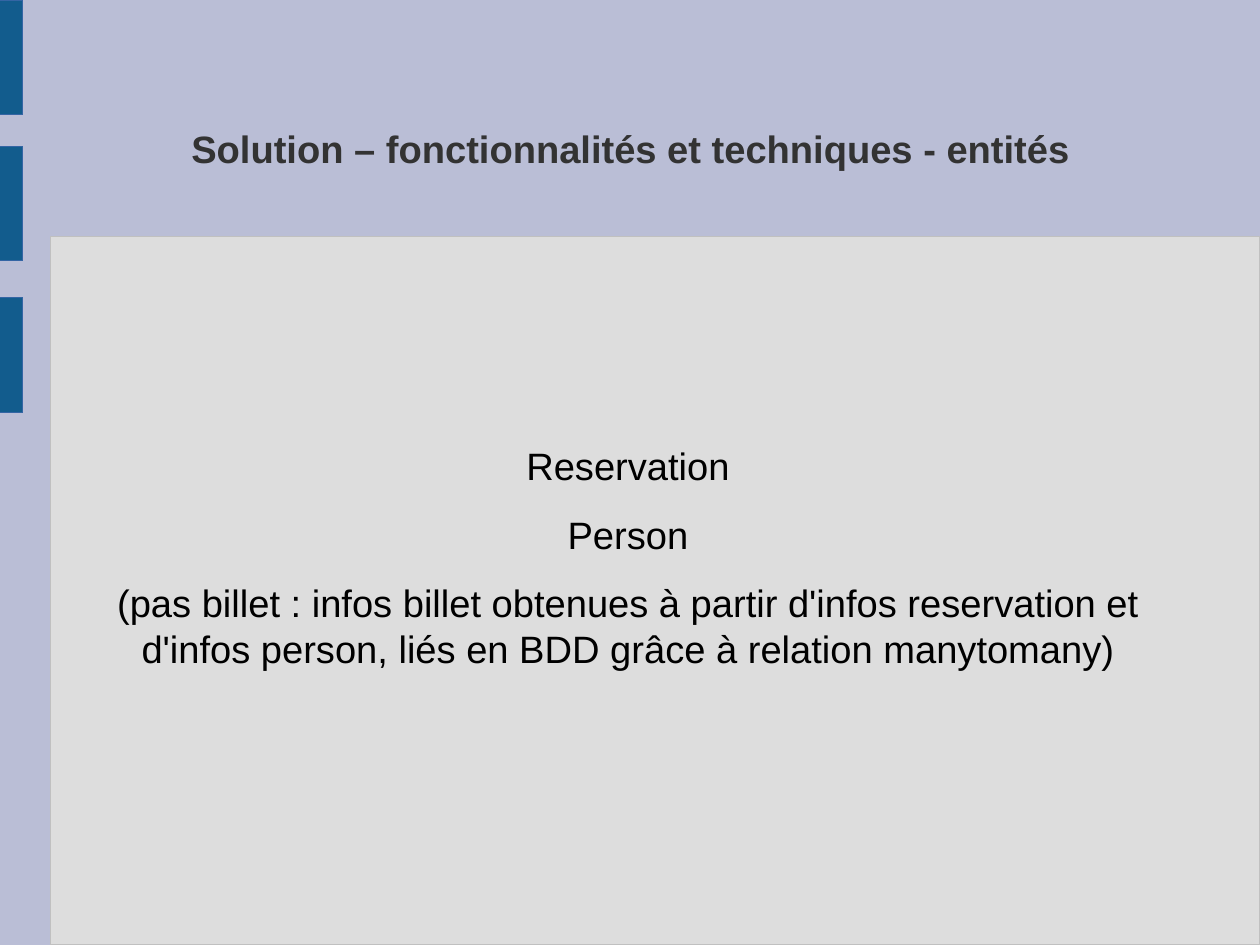
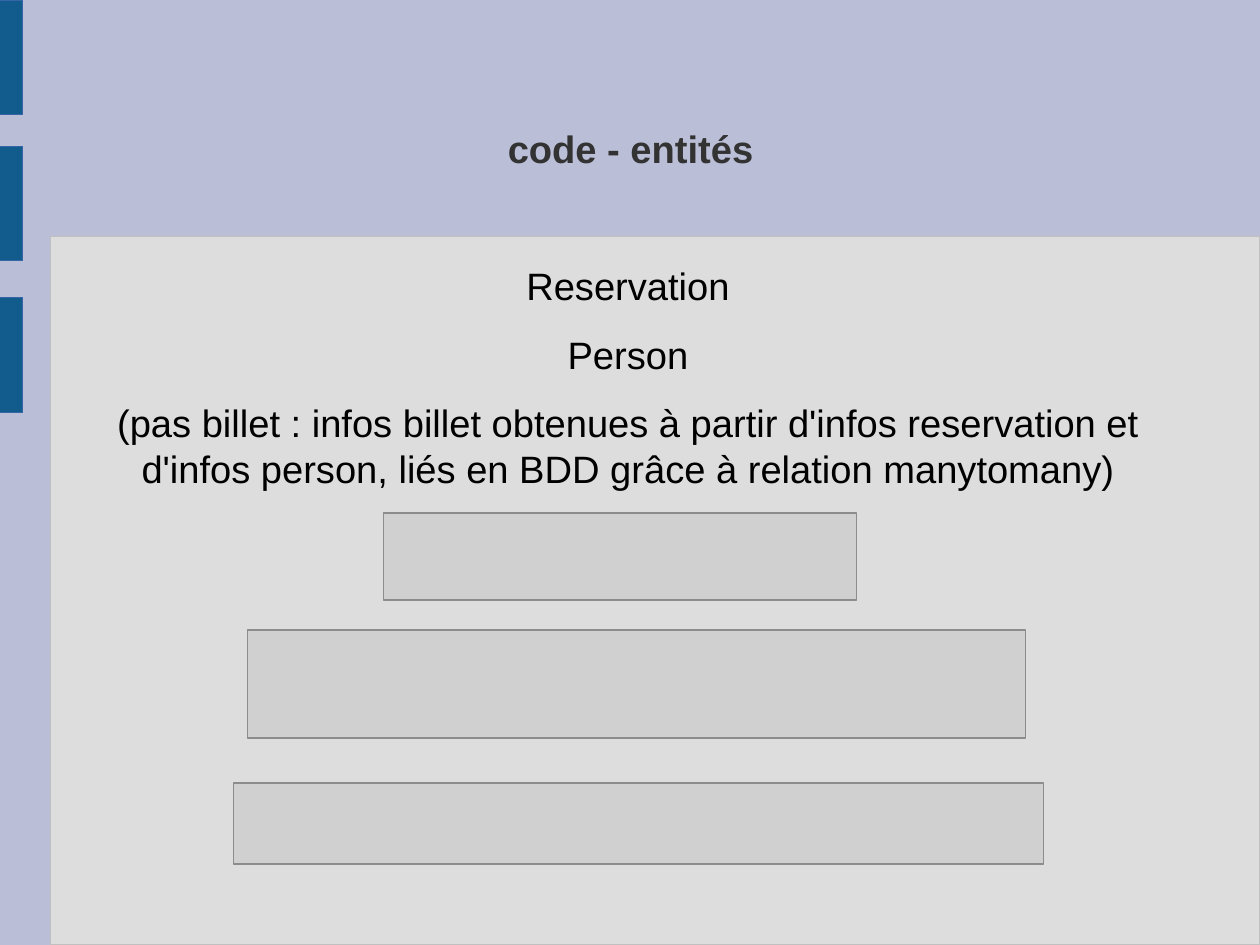
Before and after one commit to frederic-malard/OC_p4_louvre, a slide deck: slide 18 of 3 - diapos.odp (slide 16 before the commit). Drawn at 1260x945 pixels with LibreOffice and Linux fonts; fonts in the diff are those of the drawing; grey boxes stand for pictures. Boxes give left, top, right and bottom in pixels: in the first picture for what was removed or moved away, otherwise in the second. Text is boxed around its words. In the diff, an @@ line names an element or a change of style, - is before the commit and + after.

```diff
--- a/3 - diapos.odp
+++ b/3 - diapos.odp
@@ title at bbox=[508, 135, 753, 164]: text changed @@
-Solution – fonctionnalités et techniques - entités
+code - entités
@@ text "Reservation": place and size @@
-text "Reservation" at bbox=[117, 452, 1138, 671]
+text "Reservation" at bbox=[117, 272, 1138, 491]
@@ picture added at bbox=[383, 513, 856, 600] @@
@@ picture added at bbox=[248, 630, 1027, 737] @@
@@ picture added at bbox=[233, 783, 1044, 864] @@
```
Also in this commit, not shown: 7 other slides changed.
